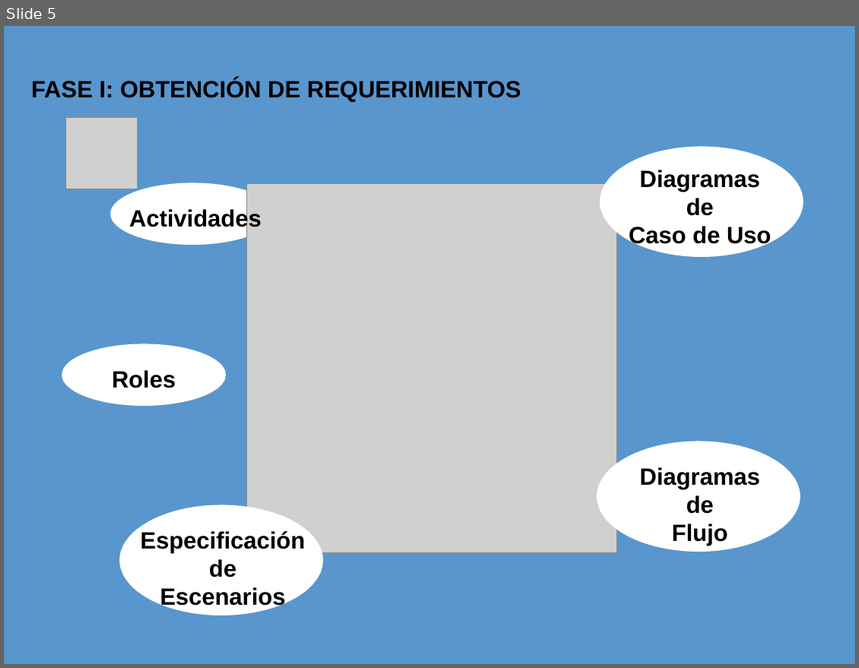
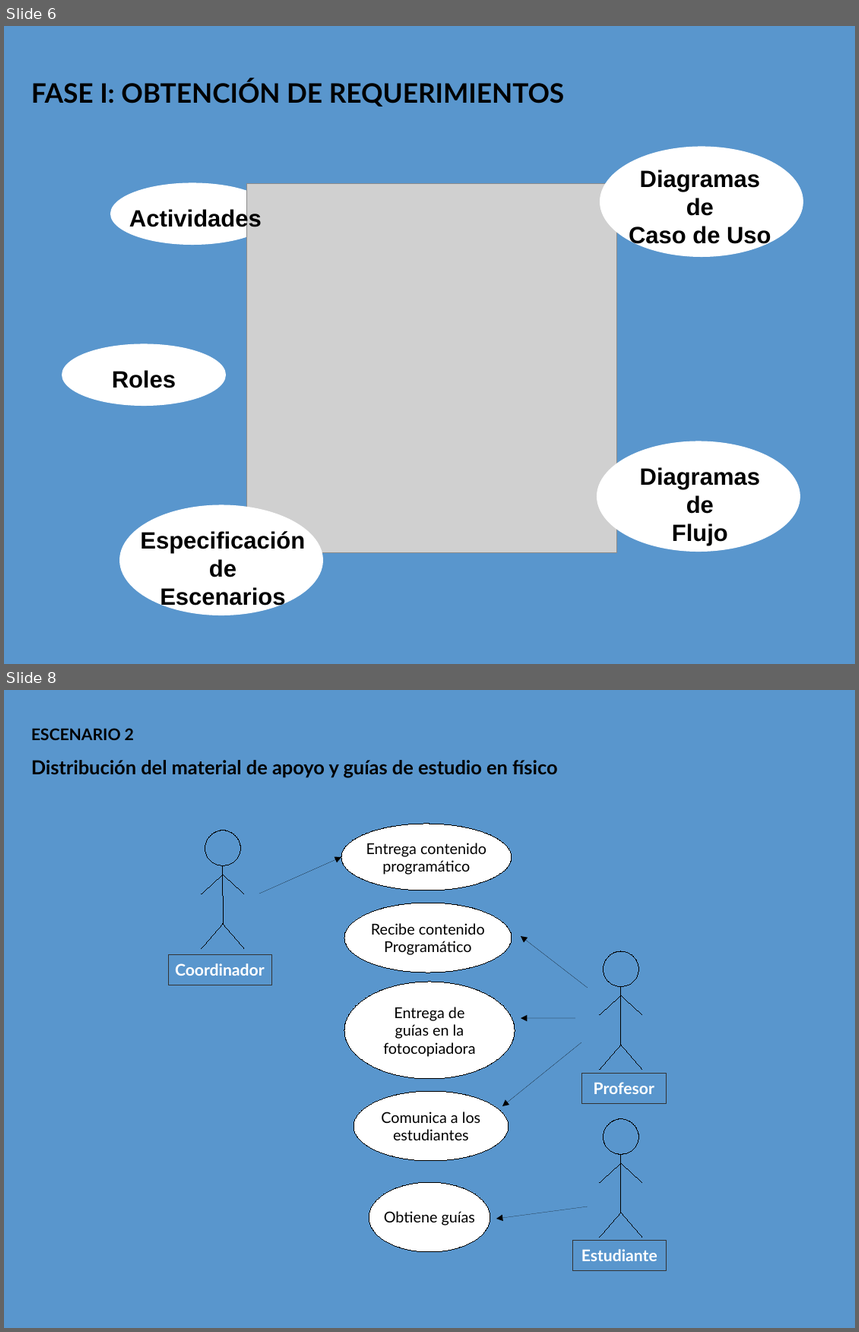
Before and after one commit to heric1812/eduais-proyecto-investigacion, a slide deck: diapositivas/PGrado2_Presentación.odp. Shown one above the other, each under a label of ours: slide 5 before the commit, slides 6 and 8 after it; the slides between them are not shown. The pictures are 859x668 and 859x1332 pixels, drawn with LibreOffice and Linux fonts; fonts in the diff are those of the drawing; grey boxes stand for pictures. Boxes give left, top, right and bottom in pixels: in the first picture for what was removed or moved away, otherwise in the second. Text is boxed around its words. In the diff, an @@ line names an element or a change of style, - is before the commit and + after.

```diff
--- a/diapositivas/PGrado2_Presentación.odp
+++ b/diapositivas/PGrado2_Presentación.odp
@@ slide 8 added at [4,690,855,1328], background #FFFFFF @@
@@ rectangle added at [4,690,855,1328], fill #5996CD @@
@@ text added at [31,728,557,778], 18 pt, text #000000, bold @@
+ESCENARIO 2
+Distribución del material de apoyo y guías de estudio en físico
@@ ellipse added at [341,824,512,891], fill #FFFFFF, outline #000000 0 pt, 14 pt, text #000000 @@
+Entrega contenido
+programático
@@ arrow added from (259, 894) to (341, 858), #000000 0 pt @@
@@ group added at [202,831,244,948]: 5 lines, 1 ellipse @@
@@ ellipse added at [344,904,512,973], fill #FFFFFF, outline #000000 0 pt, 14 pt, text #000000 @@
+Recibe contenido
+Programático
@@ arrow added from (588, 988) to (521, 936), #000000 0 pt @@
@@ rectangle added at [168,955,272,985], outline #333333 0.51 pt, 15 pt, text #FFFFFF, bold @@
+Coordinador
@@ ellipse added at [344,982,515,1079], fill #FFFFFF, outline #000000 0 pt, 14 pt, text #000000 @@
+Entrega de
+guías en la
+fotocopiadora
@@ group added at [601,952,643,1069]: 5 lines, 1 ellipse @@
@@ arrow added from (576, 1018) to (521, 1018), #000000 0 pt @@
@@ arrow added from (582, 1043) to (503, 1106), #000000 0 pt @@
@@ rectangle added at [582,1073,667,1103], outline #333333 0.51 pt, 15 pt, text #FFFFFF, bold @@
+Profesor
@@ ellipse added at [354,1091,509,1161], fill #FFFFFF, outline #000000 0 pt, 14 pt, text #000000 @@
+Comunica a los
+estudiantes
@@ group added at [601,1119,643,1238]: 5 lines, 1 ellipse @@
@@ ellipse added at [370,1182,490,1252], fill #FFFFFF, outline #000000 0 pt, 14 pt, text #000000 @@
+Obtiene guías
@@ arrow added from (588, 1207) to (496, 1219), #000000 0 pt @@
@@ rectangle added at [572,1241,667,1271], outline #333333 0.51 pt, 15 pt, text #FFFFFF, bold @@
+Estudiante
@@ what was slide 5 is now slide 6 @@
@@ slide 6 changed as well @@
@@ text "FASE I: OBTENCIÓN DE REQUERIMIENTOS" at [31,80,564,107]: size 22 to 25 pt, font Arial to Lato @@
@@ picture removed at [66,117,138,189] @@
```
Also in this commit, not shown: 8 other slides changed, 6 other slides added, 38 other files.
